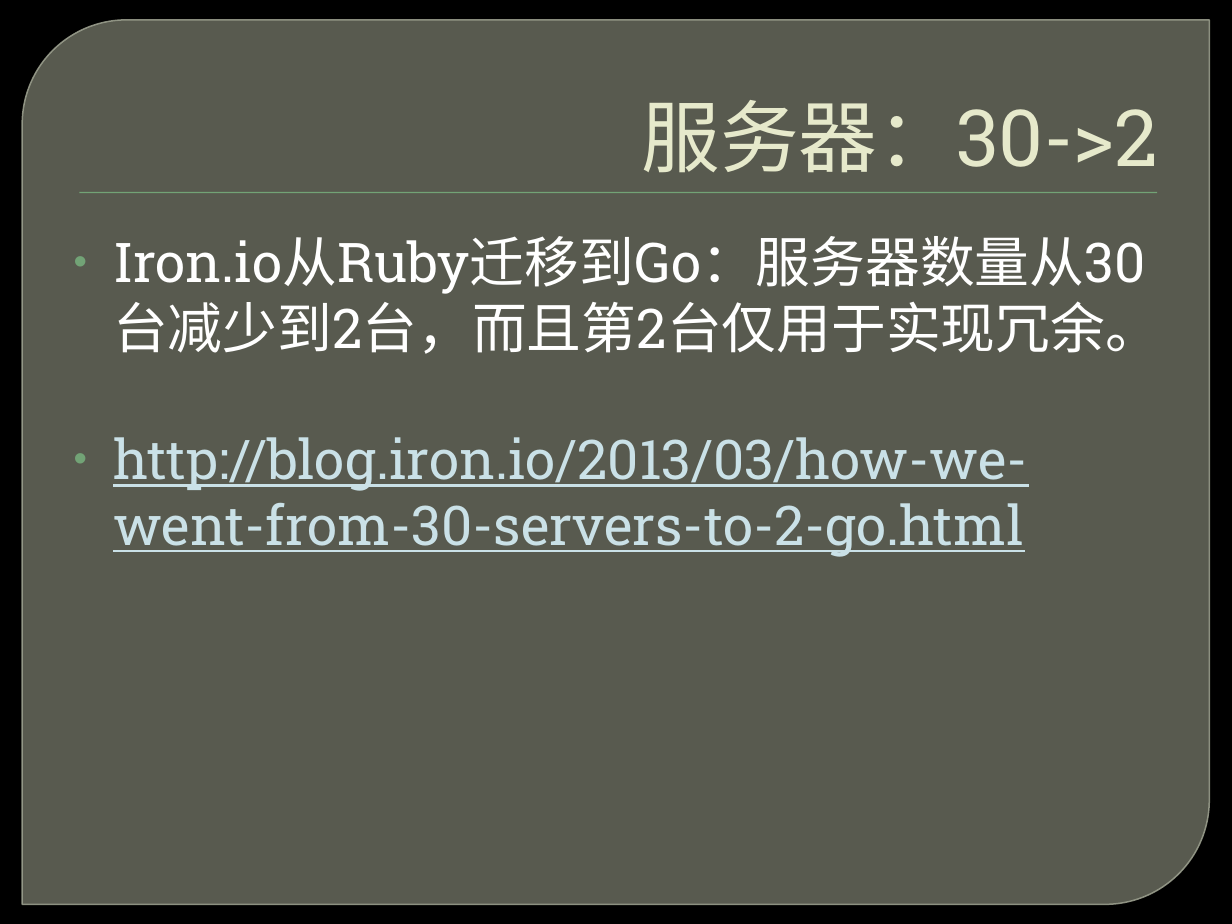
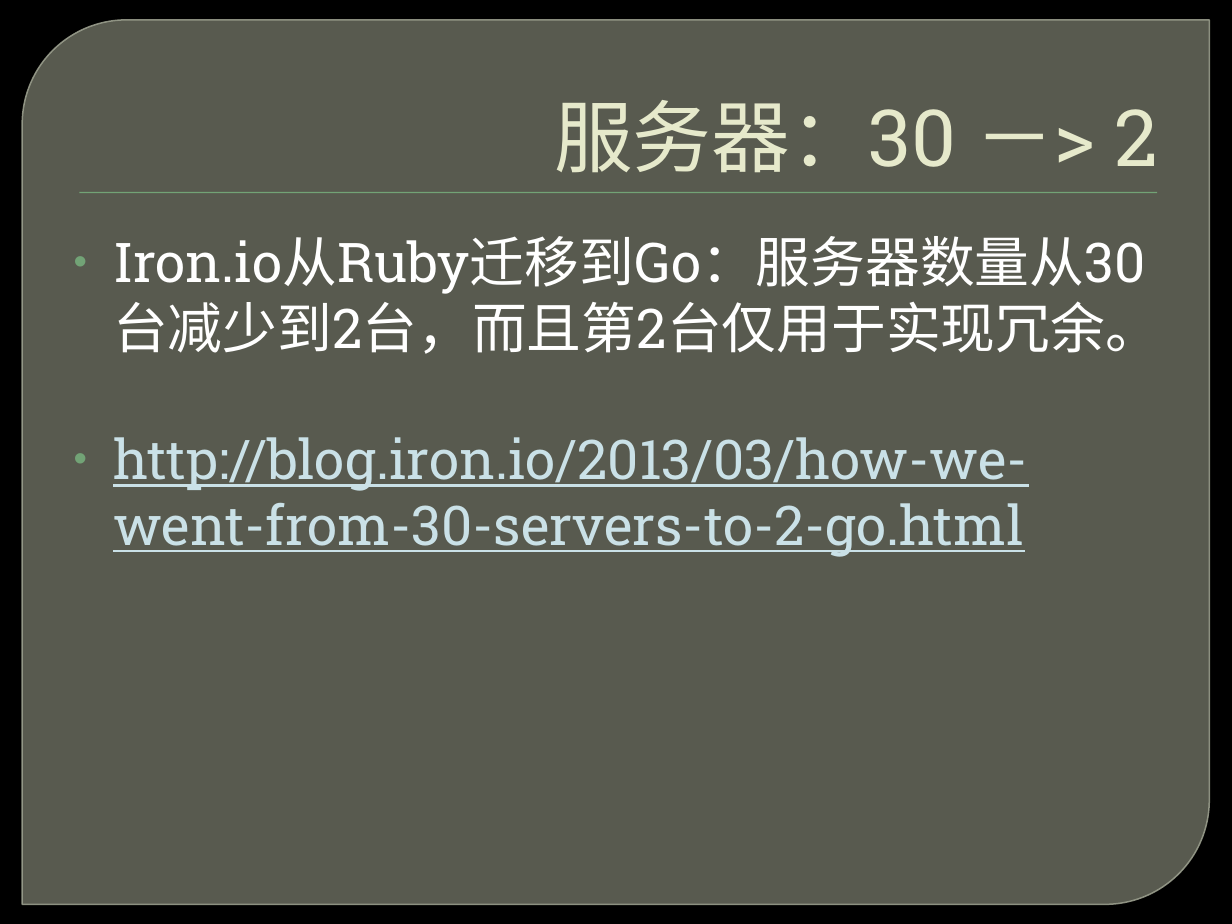
Before and after one commit to ghj1976/lecture, a slide deck: slide 5 of golang简介/Golang介绍.pptx. Drawn at 1232x924 pixels with LibreOffice and Linux fonts; fonts in the diff are those of the drawing; background and template pictures are left out. Boxes give left, top, right and bottom in pixels: in the first picture for what was removed or moved away, otherwise in the second. Text is boxed around its words. In the diff, an @@ line names an element or a change of style, - is before the commit and + after.

```diff
--- a/golang简介/Golang介绍.pptx
+++ b/golang简介/Golang介绍.pptx
@@ title at (x1=554, y1=100, x2=1158, y2=173): text changed @@
-服务器：30->2
+服务器：30 －> 2
```
Also in this commit, not shown: 26 other slides changed, 4 slides added, 2 slides removed.
